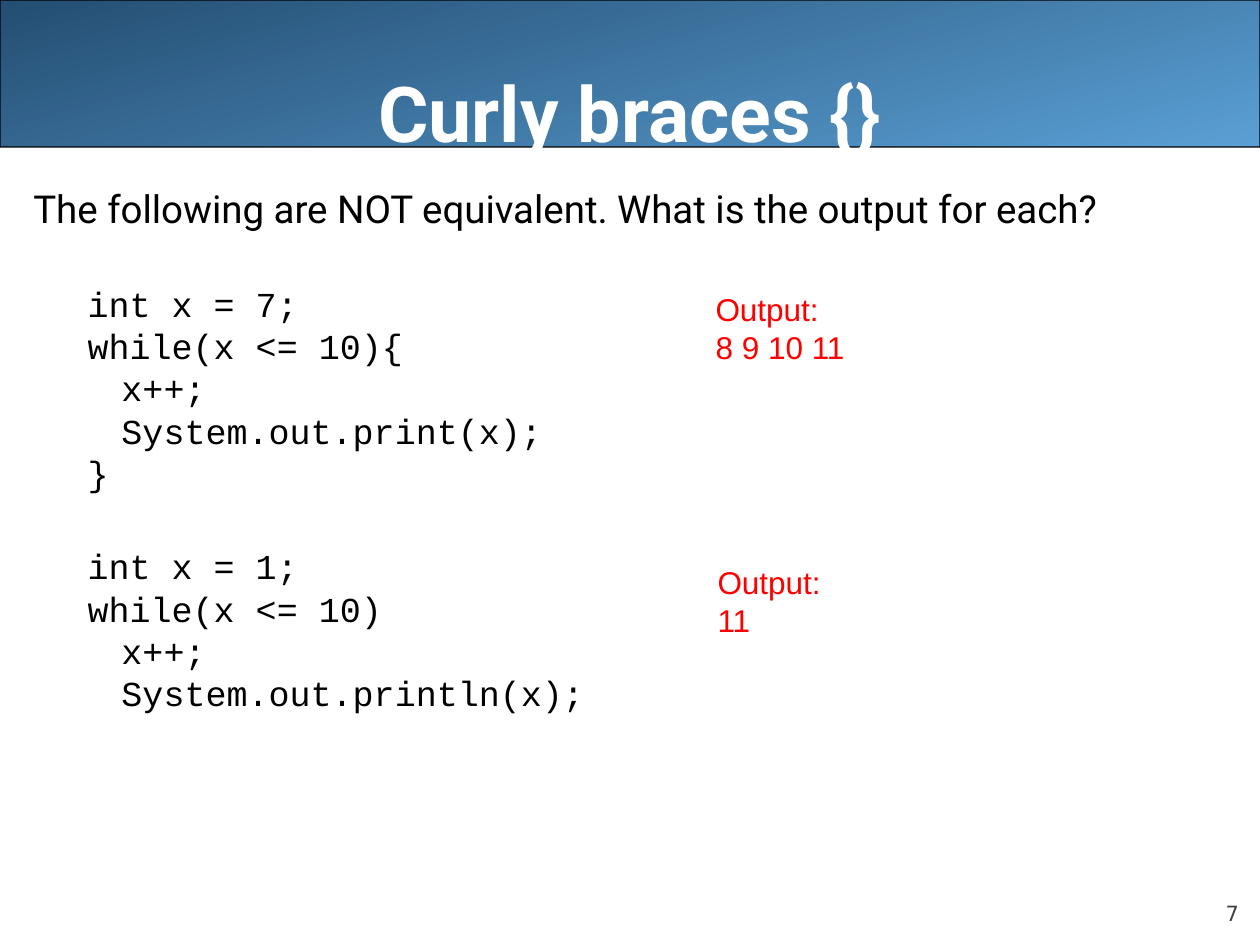
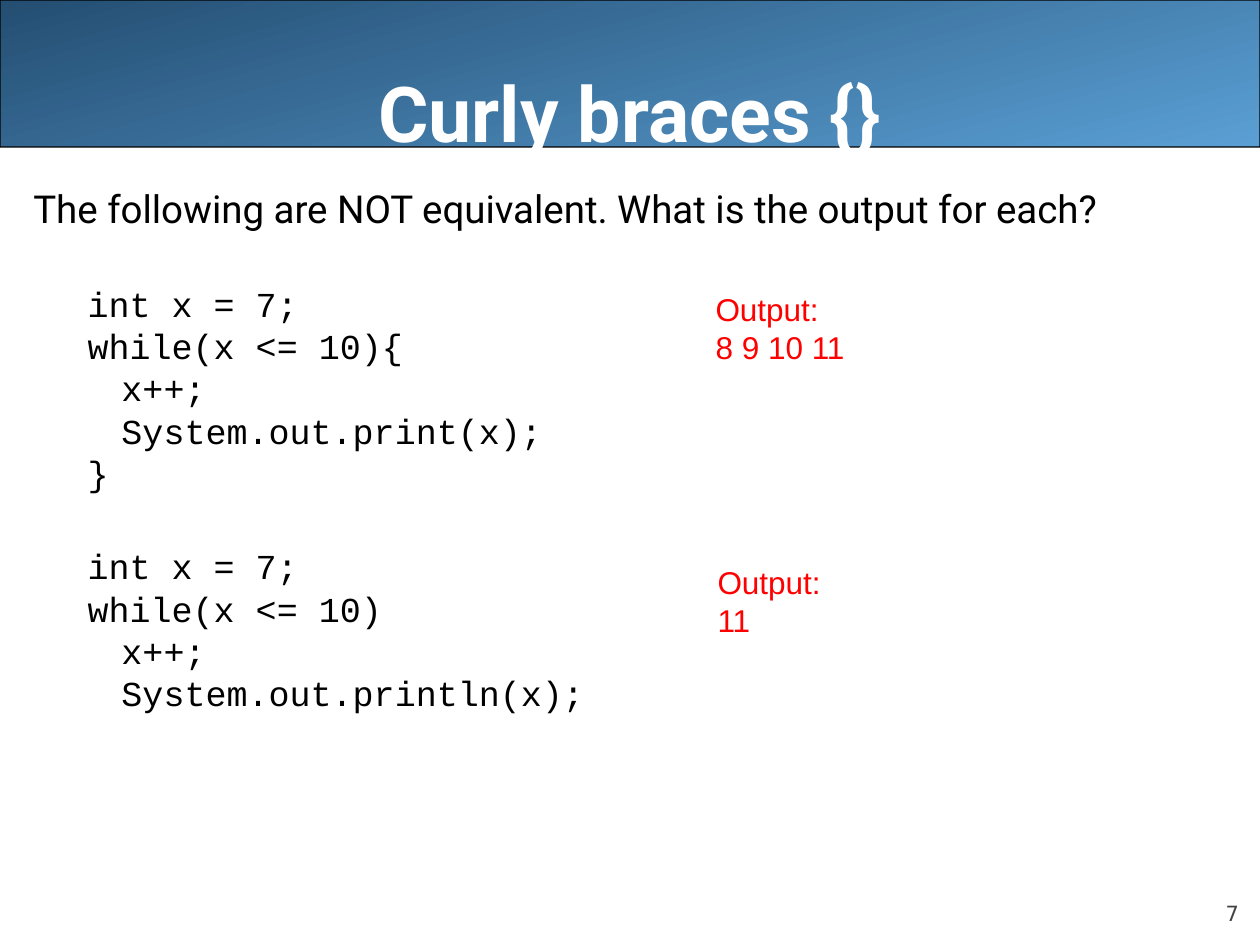
Before and after one commit to LongBaoNguyen/longbaonguyen.github.io, a slide deck: slide 7 of courses/apcsa/lecture10.ppt. Drawn at 1260x945 pixels with LibreOffice and Linux fonts; fonts in the diff are those of the drawing. Boxes give left, top, right and bottom in pixels: in the first picture for what was removed or moved away, otherwise in the second. Text is boxed around its words. In the diff, an @@ line names an element or a change of style, - is before the commit and + after.

```diff
--- a/courses/apcsa/lecture10.ppt
+++ b/courses/apcsa/lecture10.ppt
@@ text at (x1=88, y1=555, x2=298, y2=586): text changed @@
-  int x = 1;
+  int x = 7;
```
Also in this commit, not shown: 7 other slides changed, 10 other files.
